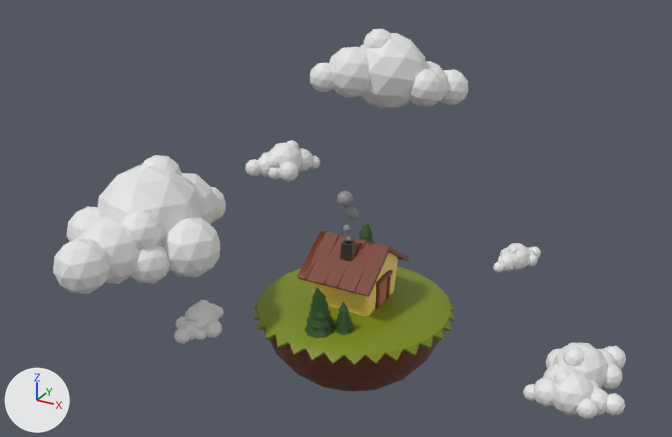
The FBX model src/assets/3d/house/House.fbx as it was, and as the next commit left it.
One viewpoint serves both versions: a 50 mm camera at (12.69, -24.32, 13.93) aimed at (-1.95, 2.31, 0.61). Every picture has the same lights, and +X, +Y and +Z are marked at lower left. Where no turn or scale is listed for an object, it has been applied to the vertices. Vertices at the same position are counted once.
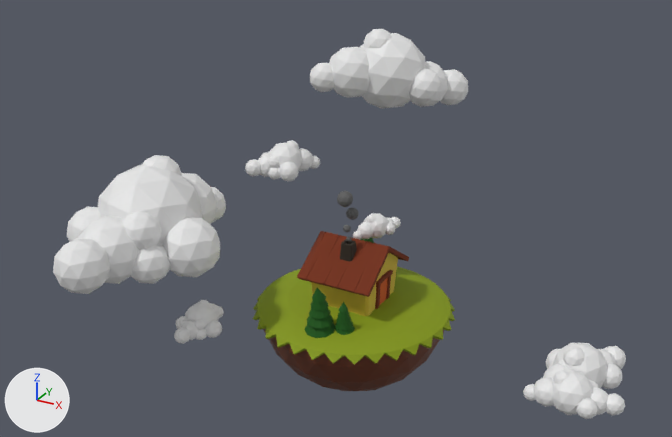
What differs and where, as boxes (x1, y1, x2, y2) in the pictures (672 x 437 px):
'Icosphere.003', moved
    before: (493, 243, 541, 273)
    after: (353, 213, 401, 240)
part 1 of me_cube_002, recoloured
    both: (311, 253, 398, 316)
part 2 of me_cube_002, recoloured
    both: (379, 278, 388, 305)

The change, as a diff of the scene's bpy script:
```diff
--- a/src/assets/3d/house/House.fbx.py
+++ b/src/assets/3d/house/House.fbx.py
@@ mat_house_body @@
+mat_house_body = principled_material('house-body')
+mat_house_body.base_color = (0.605, 0.439, 0.0389)  # yellow #ccb138
+mat_house_body.roughness = 0.8
@@ mat_house_door @@
+mat_house_door = principled_material('house-door')
+mat_house_door.base_color = (0.575, 0.0923, 0.00453)  # orange #c8560e
+mat_house_door.roughness = 0.8
@@ mat_house_roof @@
+mat_house_roof = principled_material('house-roof')
+mat_house_roof.base_color = (0.174, 0.0277, 0.00659)  # brown #742e13
+mat_house_roof.roughness = 1.0
@@ me_cube_002 @@
 me_cube_002.from_pydata(...)  # 225 vertices, 179 faces; spans x -1.24..1.33, y -1.53..1.53, z -1.01..1.11
 # used by ob_casa; location = (-0.05, 0.0, 0.09)
-me_cube_002.materials.append(mat_tejado)  # brown #742e13
+# me_cube_002 part 1: all 12 faces that had it switch from mat_material (yellow #ffd968) to mat_house_body (yellow #ccb138)
+# me_cube_002 part 2: all 12 faces that had it switch from mat_puerta (orange #b6612c) to mat_house_door (orange #c8560e)
+me_cube_002.materials.append(mat_house_roof)  # brown #742e13
@@ ob_icosphere_003 @@
 ob_icosphere_003 = bpy.data.objects.new('Icosphere.003', me_icosphere_001)
-ob_icosphere_003.location = (4.69, 1.53, 0.73)
+ob_icosphere_003.location = (-0.31, 1.53, 0.73)
 ob_icosphere_003.rotation_euler = (0.0, 0.0, 2.686)  # degrees (0, 0, 154)
```
